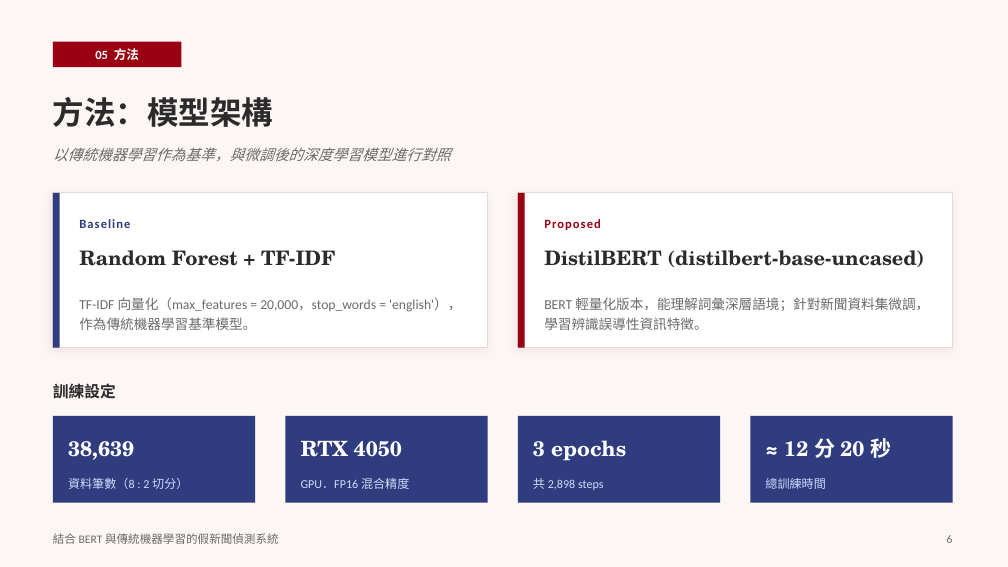
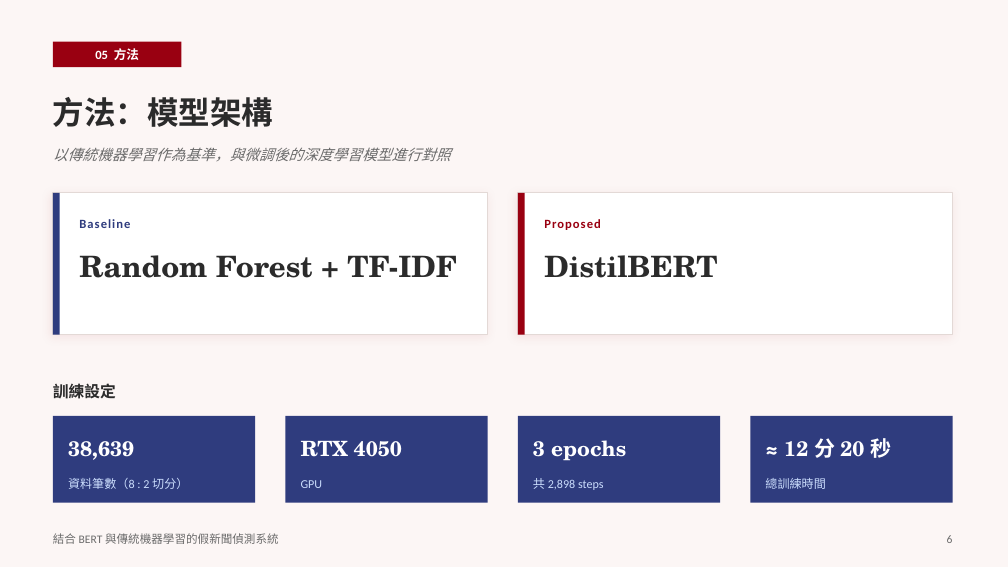
Before and after one commit to IanChen611/114-2-NLP-Fake-News, a slide deck: slide 9 of document/假新聞偵測系統實驗報告.pptx. Drawn at 1008x567 pixels with LibreOffice and Linux fonts; fonts in the diff are those of the drawing. Boxes give left, top, right and bottom in pixels: in the first picture for what was removed or moved away, otherwise in the second. Text is boxed around its words. In the diff, an @@ line names an element or a change of style, - is before the commit and + after.

Commit message:
ppt

```diff
--- a/document/假新聞偵測系統實驗報告.pptx
+++ b/document/假新聞偵測系統實驗報告.pptx
@@ rectangle: place and size @@
-rectangle at (53, 193, 488, 348)
+rectangle at (53, 193, 488, 335)
@@ rectangle: place and size @@
-rectangle at (53, 193, 60, 348)
+rectangle at (53, 193, 60, 335)
@@ rectangle: place and size @@
-rectangle at (518, 193, 953, 348)
+rectangle at (518, 193, 953, 335)
@@ rectangle: place and size @@
-rectangle at (518, 193, 525, 348)
+rectangle at (518, 193, 525, 335)
@@ text "Random Forest + TF-IDF" at (79, 255, 457, 278): size 19 to 28 pt @@
@@ text at (544, 255, 717, 278): text changed; size 19 to 28 pt @@
-DistilBERT (distilbert-base-uncased)
+DistilBERT
@@ text removed at (79, 297, 461, 330) @@
-TF-IDF 向量化（max_features = 20,000，stop_words = 'english'），作為傳統機器學習基準模型。
@@ text removed at (544, 297, 929, 330) @@
-BERT 輕量化版本，能理解詞彙深層語境；針對新聞資料集微調，學習辨識誤導性資訊特徵。
@@ text at (301, 480, 323, 488): text changed @@
-GPU．FP16 混合精度
+GPU
```
Also in this commit, not shown: 2 other slides changed, 1 slide added.
